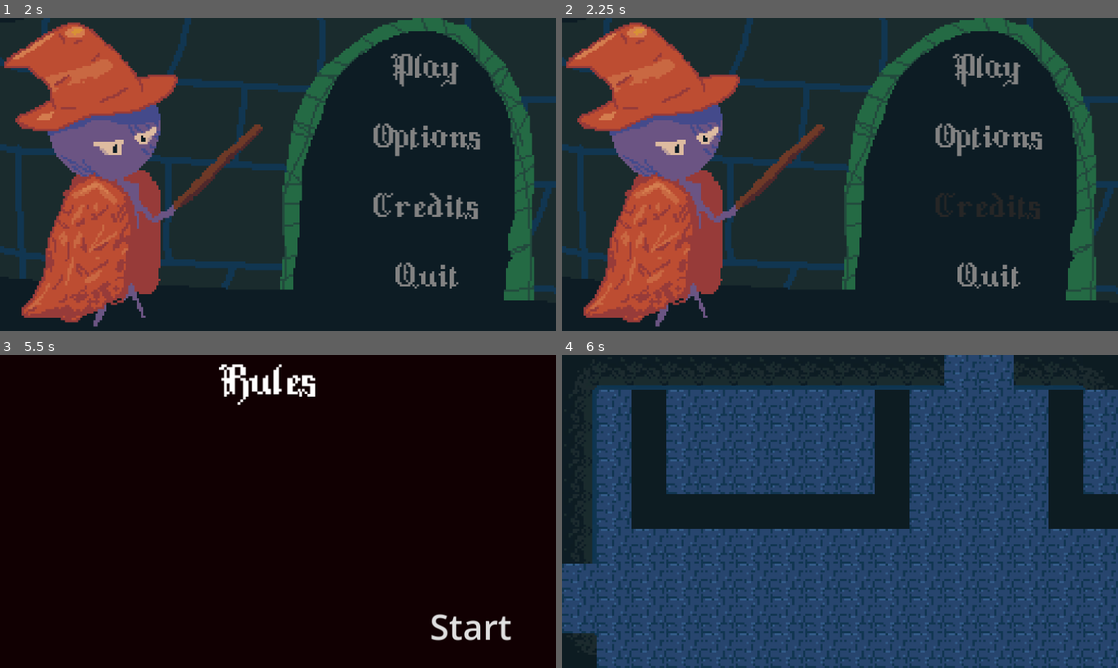
Above: before the commit, frames 1-4 (two rows, left to right).
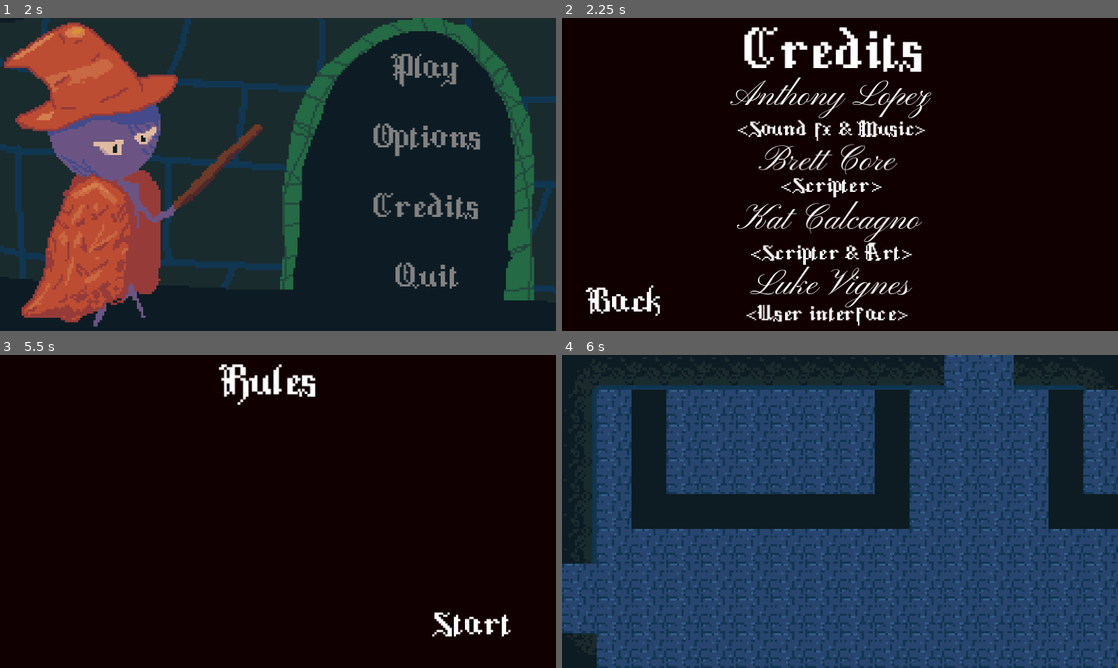
Above: after the commit, the same moments.

Repository: KatLuvsYa3/SELUGameJam26_Godot_Bros
Game: Godot game, scene res://main_scenes/Main_Menu/titlecreennew.tscn
Same seed, same stepped clock (60 frames per second), same inputs: the game is played once before the commit and once after it.
Inputs (mouse positions are in pixels of both pictures, inside the frame that each line leads up to):
- Up to frame 1 (2 s): click "Options" at 0.5 s; click "Back" at 1.25 s
- Up to frame 2 (2.25 s): click "Credits" at 2 s
- Up to frame 3 (5.5 s): click (66, 639) at 2.75 s, where only the run after the commit has a clickable "Back"; click "Play" at 3.5 s; click "⇒" at 4.25 s; tap Enter at 5 s; move the mouse to (400, 495) at 5.02 s; hold Right (ui_right) from 5.03 s (still down); hold K from 5.03 s (still down); click (400, 495) at 5.17 s; tap Space at 5.27 s
- Up to frame 4 (6 s): release Right (ui_right) at 5.75 s; release K at 5.75 s; click "Start" at 5.75 s

Frame 1 is identical in both runs. In frame 2, 100% of the frame differs, in the area x 0-100%, y 0-100%; in frame 3, 0.7%; in frame 4, nothing differs.
Error in both runs: Invalid call. Nonexistent function 'place_enemies' in base 'previously freed'. (res://main_scenes/Battle_Levels/Hard_Rolls/roll_1.gd:14)

Commit message:
cleaning up things

Diff:
--- a/main_scenes/Main_Menu/Rules.tscn
+++ b/main_scenes/Main_Menu/Rules.tscn
@@ -25,6 +25,8 @@
 offset_top = 109.0
 offset_right = 252.0
 offset_bottom = 140.0
+theme_override_colors/font_color = Color(1, 1, 1, 1)
+theme_override_fonts/font = ExtResource("1_swpab")
 text = "Start"
 flat = true
 
@@ -38,7 +40,9 @@
 text = "Rules"
 
 [node name="Label2" type="Label" parent="." unique_id=1498233081]
-offset_left = 11.0
-offset_top = 34.0
-offset_right = 51.0
-offset_bottom = 57.0
+offset_left = 65.0
+offset_top = 31.0
+offset_right = 105.0
+offset_bottom = 54.0
+theme_override_fonts/font = ExtResource("1_swpab")
+theme_override_font_sizes/font_size = 10
--- a/main_scenes/Main_Menu/credits (2).gd
+++ b/main_scenes/Main_Menu/credits.gd
@@ -1,7 +1,7 @@
 extends Node2D
 
 func _on_credits_pressed() -> void:
-	get_tree().change_scene_to_file("res://main_scenes/Main_Menu/credits.tscn")
+	get_tree().change_scene_to_file("res://main_scenes/Main_Menu/credits.gd")
 
 func _ready() -> void:
 	$Creditsbackbutton.pressed.connect(_on_back_button)
--- a/main_scenes/Main_Menu/credits.tscn
+++ b/main_scenes/Main_Menu/credits.tscn
@@ -1,6 +1,6 @@
 [gd_scene format=3 uid="uid://bfg32a8xeo3j0"]
 
-[ext_resource type="Script" uid="uid://br7ghu01yvsl2" path="res://main_scenes/Main_Menu/credits (2).gd" id="1_3psl1"]
+[ext_resource type="Script" uid="uid://br7ghu01yvsl2" path="res://main_scenes/Main_Menu/credits.gd" id="1_3psl1"]
 [ext_resource type="FontFile" uid="uid://3uws0nwfefr" path="res://main_scenes/Main_Menu/PinyonScript-Regular.ttf" id="2_a8ajb"]
 [ext_resource type="FontFile" uid="uid://bgrqlvqn6ypgj" path="res://main_scenes/Main_Menu/GothicByte.ttf" id="3_oc8ne"]
 [ext_resource type="Texture2D" uid="uid://cwcpsl65vuahd" path="res://sprites/fade.png" id="4_3ft7d"]
@@ -9,7 +9,7 @@
 
 [sub_resource type="CanvasTexture" id="CanvasTexture_p4o8g"]
 
-[node name="Node2D3" type="Node2D" unique_id=1932615397]
+[node name="Node2D" type="Node2D" unique_id=1932615397]
 script = ExtResource("1_3psl1")
 
 [node name="TextureRect" type="TextureRect" parent="." unique_id=1219889826]
--- a/main_scenes/Main_Menu/story.gd
+++ b/main_scenes/Main_Menu/story.gd
@@ -1,4 +1,4 @@
-extends Node2D
+extends Node
 
 var pages := [
 	"One stormy night, whilst the great spellcaster was sleeping after countless restless nights, malevolent goblins raide …(437 unchanged characters)…
--- a/scripts/main.gd
+++ b/scripts/main.gd
@@ -12,6 +12,6 @@
 func _on_options_pressed() -> void:
 	get_tree().change_scene_to_file("res://main_scenes/Main_Menu/options.tscn")
 func _on_credits_pressed() -> void:
-	get_tree().change_scene_to_file("res://menu_scenes/Main_Menu/credits.tscn")
+	get_tree().change_scene_to_file("res://main_scenes/Main_Menu/credits.tscn")
 func _on_quitgame_pressed() -> void:
 	get_tree().quit()
--- a/test_scenes/credits.tscn
+++ /dev/null
@@ -1,129 +0,0 @@
-[gd_scene format=3 uid="uid://knoypffljmws"]
-
-[ext_resource type="FontFile" path="res://test_scenes/PinyonScript-Regular.ttf" id="1_5m0r5"]
-[ext_resource type="Script" path="res://credits.gd" id="1_gpyyd"]
-[ext_resource type="FontFile" path="res://test_scenes/GothicByte.ttf" id="2_gpyyd"]
-[ext_resource type="Texture2D" uid="uid://cwcpsl65vuahd" path="res://sprites/fade.png" id="3_f3sn6"]
-
-[sub_resource type="ShaderMaterial" id="ShaderMaterial_kqava"]
-
-[sub_resource type="CanvasTexture" id="CanvasTexture_p4o8g"]
-
-[node name="Node2D" type="Node2D" unique_id=1932615397]
-script = ExtResource("1_gpyyd")
-
-[node name="TextureRect" type="TextureRect" parent="." unique_id=1219889826]
-modulate = Color(0.210037, 0.42277315, 0.23270017, 1)
-self_modulate = Color(0.32501206, 0, 0.034372117, 1)
-show_behind_parent = true
-material = SubResource("ShaderMaterial_kqava")
-offset_right = 256.0
-offset_bottom = 144.0
-mouse_filter = 2
-texture = SubResource("CanvasTexture_p4o8g")
-
-[node name="Luke" type="Label" parent="." unique_id=1450005031]
-offset_left = 89.0
-offset_top = 113.0
-offset_right = 161.0
-offset_bottom = 136.0
-theme_override_fonts/font = ExtResource("1_5m0r5")
-text = "Luke Vignes"
-
-[node name="Label" type="Label" parent="Luke" unique_id=1249288910]
-layout_mode = 0
-offset_left = -4.0
-offset_top = 18.0
-offset_right = 133.0
-offset_bottom = 41.0
-theme_override_fonts/font = ExtResource("2_gpyyd")
-theme_override_font_sizes/font_size = 10
-text = "<User interface>"
-
-[node name="Credits" type="Label" parent="." unique_id=161748039]
-offset_left = 75.0
-offset_top = 2.0
-offset_right = 176.0
-offset_bottom = 30.0
-theme_override_fonts/font = ExtResource("2_gpyyd")
-theme_override_font_sizes/font_size = 27
-text = "Credits"
-horizontal_alignment = 1
-
-[node name="Kat" type="Label" parent="." unique_id=338394512]
-offset_left = 82.0
-offset_top = 83.0
-offset_right = 166.0
-offset_bottom = 106.0
-theme_override_fonts/font = ExtResource("1_5m0r5")
-text = "Kat Calcagno"
-
-[node name="Label" type="Label" parent="Kat" unique_id=1457556754]
-layout_mode = 0
-offset_left = -1.0
-offset_top = 20.0
-offset_right = 86.0
-offset_bottom = 43.0
-theme_override_fonts/font = ExtResource("2_gpyyd")
-theme_override_font_sizes/font_size = 10
-text = "<Scripter & Art>"
-horizontal_alignment = 1
-
-[node name="Brett" type="Label" parent="." unique_id=110331291]
-offset_left = 92.0
-offset_top = 56.0
-offset_right = 170.0
-offset_bottom = 111.0
-theme_override_fonts/font = ExtResource("1_5m0r5")
-theme_override_font_sizes/font_size = 16
-text = "Brett Core
-"
-
-[node name="Label2" type="Label" parent="Brett" unique_id=913859834]
-layout_mode = 0
-offset_left = 9.0
-offset_top = 16.0
-offset_right = 56.0
-offset_bottom = 27.0
-theme_override_fonts/font = ExtResource("2_gpyyd")
-theme_override_font_sizes/font_size = 10
-text = "<Scripter>"
-horizontal_alignment = 1
-
-[node name="Tony" type="Label" parent="." unique_id=1538490593]
-offset_left = 79.0
-offset_top = 26.0
-offset_right = 193.0
-offset_bottom = 52.0
-theme_override_fonts/font = ExtResource("1_5m0r5")
-theme_override_font_sizes/font_size = 16
-text = "Anthony Lopez"
-
-[node name="Label2" type="Label" parent="Tony" unique_id=1930668459]
-layout_mode = 0
-offset_left = 2.0
-offset_top = 20.0
-offset_right = 89.0
-offset_bottom = 31.0
-theme_override_fonts/font = ExtResource("2_gpyyd")
-theme_override_font_sizes/font_size = 10
-text = "<Sound fx & Music>"
-horizontal_alignment = 1
-
-[node name="Creditsbackbutton" type="Button" parent="." unique_id=462344885]
-offset_left = -6.0
-offset_top = 118.0
-offset_right = 65.0
-offset_bottom = 144.0
-theme_override_colors/font_color = Color(1, 1, 1, 1)
-theme_override_colors/font_pressed_color = Color(0.19434929, 0.19434926, 0.19434926, 1)
-theme_override_fonts/font = ExtResource("2_gpyyd")
-text = "Back"
-flat = true
-
-[node name="Viewport Background" type="Sprite2D" parent="." unique_id=1997983291]
-visible = false
-z_index = -1
-position = Vector2(128, 72)
-texture = ExtResource("3_f3sn6")
-metadata/_edit_lock_ = true
--- a/test_scenes/rules.gd
+++ /dev/null
@@ -1,8 +0,0 @@
-extends Node
-
-func _ready() -> void:
-	$StartButton.pressed.connect(_on_start_pressed)
-
-func _on_start_pressed() -> void:
-	print("Start clicked")
-	BaseScript.start_combat_scene("res://main_scenes/Battle_Levels/Hard_Rolls/roll_1.tscn")
--- a/test_scenes/titlecreennew.tscn
+++ /dev/null
@@ -1,84 +0,0 @@
-[gd_scene format=3 uid="uid://bmlm24vej7ukf"]
-
-[ext_resource type="Script" uid="uid://b2hauehgsr1tm" path="res://scripts/main.gd" id="1_ot0ld"]
-[ext_resource type="FontFile" path="res://test_scenes/GothicByte.ttf" id="2_fd305"]
-[ext_resource type="Texture2D" uid="uid://cwcpsl65vuahd" path="res://sprites/fade.png" id="3_qonts"]
-[ext_resource type="Texture2D" uid="uid://dnh1c4v2f4fto" path="res://sprites/titlescreen.png" id="4_fd305"]
-
-[sub_resource type="ShaderMaterial" id="ShaderMaterial_nwpmh"]
-
-[sub_resource type="CanvasTexture" id="CanvasTexture_b136p"]
-
-[node name="Node2D" type="Node2D" unique_id=956090293]
-script = ExtResource("1_ot0ld")
-
-[node name="TextureRect" type="TextureRect" parent="." unique_id=1670212204]
-visible = false
-modulate = Color(0, 0, 0, 1)
-self_modulate = Color(0, 0, 0, 1)
-show_behind_parent = true
-material = SubResource("ShaderMaterial_nwpmh")
-offset_right = 256.0
-offset_bottom = 144.0
-mouse_filter = 2
-texture = SubResource("CanvasTexture_b136p")
-
-[node name="PlayButton" type="Button" parent="." unique_id=65919269]
-offset_left = 147.0
-offset_top = 11.0
-offset_right = 247.0
-offset_bottom = 36.0
-theme_override_colors/font_color = Color(0.50928617, 0.50928617, 0.50928617, 1)
-theme_override_colors/font_hover_color = Color(0.15127605, 0.15127608, 0.15127596, 1)
-theme_override_fonts/font = ExtResource("2_fd305")
-theme_override_font_sizes/font_size = 16
-text = "Play"
-flat = true
-
-[node name="OptionsButton" type="Button" parent="." unique_id=2067856669]
-offset_left = 147.0
-offset_top = 43.0
-offset_right = 247.0
-offset_bottom = 68.0
-theme_override_colors/font_color = Color(0.50928617, 0.50928617, 0.50928617, 1)
-theme_override_colors/font_hover_color = Color(0.15127605, 0.15127608, 0.15127596, 1)
-theme_override_fonts/font = ExtResource("2_fd305")
-theme_override_font_sizes/font_size = 16
-text = "Options"
-flat = true
-
-[node name="CreditsButton" type="Button" parent="." unique_id=711741435]
-offset_left = 147.0
-offset_top = 75.0
-offset_right = 247.0
-offset_bottom = 100.0
-theme_override_colors/font_color = Color(0.50928617, 0.50928617, 0.50928617, 1)
-theme_override_colors/font_hover_color = Color(0.15127605, 0.15127608, 0.15127596, 1)
-theme_override_fonts/font = ExtResource("2_fd305")
-theme_override_font_sizes/font_size = 16
-text = "Credits"
-flat = true
-
-[node name="QuitgameButton" type="Button" parent="." unique_id=1536798952]
-offset_left = 147.0
-offset_top = 107.0
-offset_right = 247.0
-offset_bottom = 132.0
-theme_override_colors/font_color = Color(0.50928617, 0.50928617, 0.50928617, 1)
-theme_override_colors/font_hover_color = Color(0.15127605, 0.15127608, 0.15127596, 1)
-theme_override_fonts/font = ExtResource("2_fd305")
-theme_override_font_sizes/font_size = 16
-text = "Quit"
-flat = true
-
-[node name="Viewport Background" type="Sprite2D" parent="." unique_id=831663833]
-visible = false
-z_index = -1
-position = Vector2(128, 72)
-texture = ExtResource("3_qonts")
-metadata/_edit_lock_ = true
-
-[node name="Titlescreen" type="Sprite2D" parent="." unique_id=1134516642]
-z_index = -1
-position = Vector2(128, 72)
-texture = ExtResource("4_fd305")
Renamed: main_scenes/Main_Menu/credits (2).gd.uid -> main_scenes/Main_Menu/credits.gd.uid
Not shown, removed: test_scenes/rules.gd.uid
